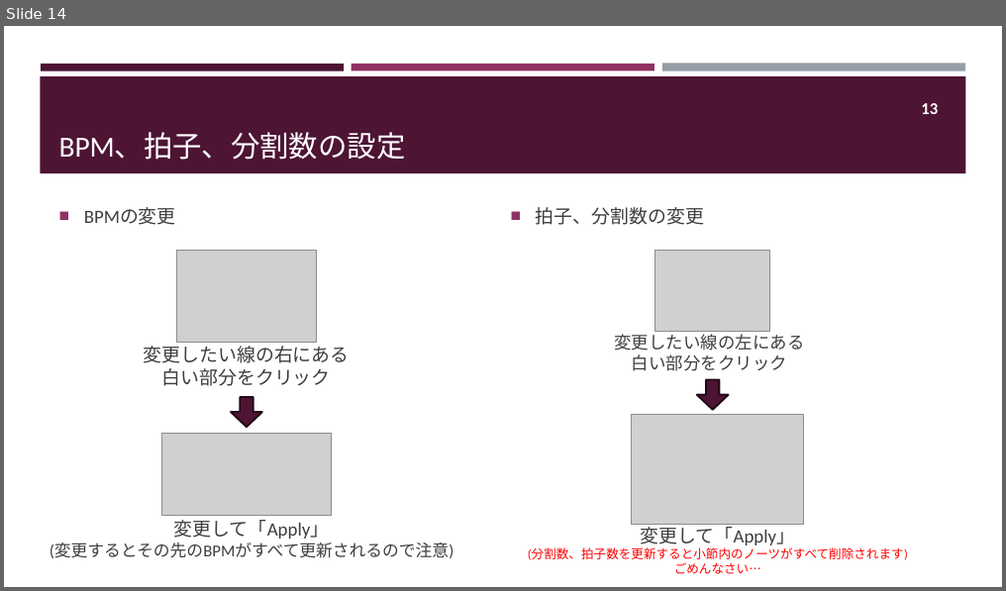
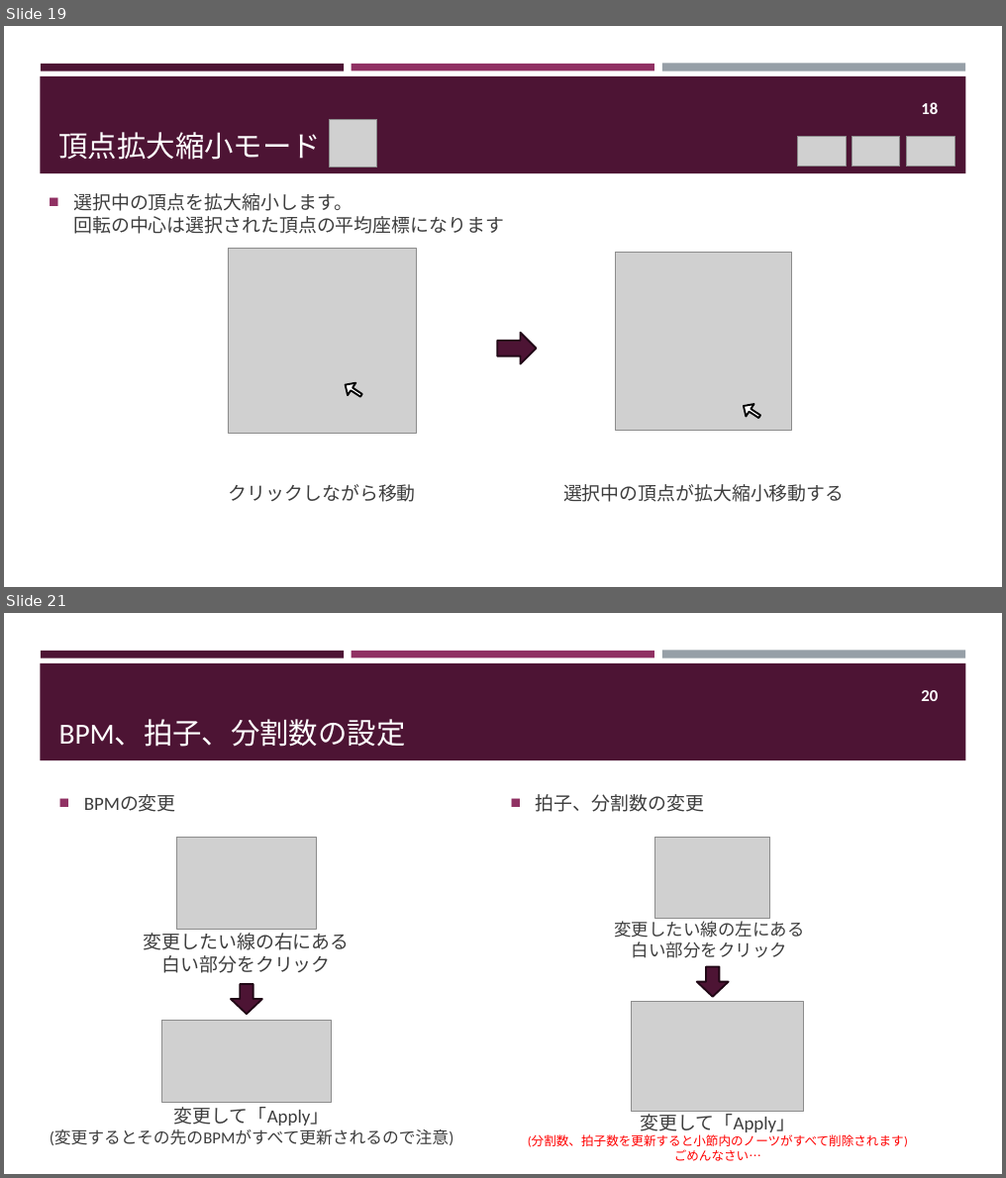
Before and after one commit to mumiroMurorin/MURORYTHM_DIMENTION, a slide deck: Assets/ChartEditor/Texture/Explanation/ChartEditor説明書.pptx. Shown one above the other, each under a label of ours: slide 14 before the commit, slides 19 and 21 after it; the slides between them are not shown. The pictures are 1006x591 and 1006x1178 pixels, drawn with LibreOffice and Linux fonts; fonts in the diff are those of the drawing; grey boxes stand for pictures. Boxes give left, top, right and bottom in pixels: in the first picture for what was removed or moved away, otherwise in the second. Text is boxed around its words. In the diff, an @@ line names an element or a change of style, - is before the commit and + after.

```diff
--- a/Assets/ChartEditor/Texture/Explanation/ChartEditor説明書.pptx
+++ b/Assets/ChartEditor/Texture/Explanation/ChartEditor説明書.pptx
@@ slide 19 added at bbox=[4, 26, 1002, 587], background #FFFFFF; not listed: 4 template elements that a slide beside it also shows @@
@@ page number added at bbox=[921, 102, 938, 114], 16 pt, text #FFFFFF, bold @@
+18
@@ title added at bbox=[59, 132, 321, 160], 28 pt, text #FFFFFF @@
+頂点拡大縮小モード
@@ picture added at bbox=[330, 120, 377, 168] @@
@@ picture added at bbox=[798, 136, 846, 166] @@
@@ picture added at bbox=[852, 136, 900, 166] @@
@@ picture added at bbox=[906, 136, 954, 166] @@
@@ text added at bbox=[73, 193, 504, 234], 18 pt, text #3D3D3D @@
+■ 選択中の頂点を拡大縮小します。
+  回転の中心は選択された頂点の平均座標になります
@@ picture added at bbox=[228, 249, 417, 433] @@
@@ picture added at bbox=[616, 252, 792, 430] @@
@@ right arrow added at bbox=[497, 333, 537, 365], fill #4D1434, outline #220917 1.75 pt @@
@@ right arrow added at bbox=[342, 379, 366, 402], fill #FFFFFF, outline #000000 1.75 pt @@
@@ right arrow added at bbox=[740, 400, 764, 423], fill #FFFFFF, outline #000000 1.75 pt @@
@@ text added at bbox=[229, 484, 416, 502], 18 pt, text #3D3D3D @@
+クリックしながら移動
@@ text added at bbox=[563, 484, 844, 502], 18 pt, text #3D3D3D @@
+選択中の頂点が拡大縮小移動する
@@ what was slide 14 is now slide 21 @@
@@ page number at bbox=[921, 690, 938, 701]: text changed @@
-13
+20
```
Also in this commit, not shown: 11 slides changed, 6 other slides added, 44 other files.
